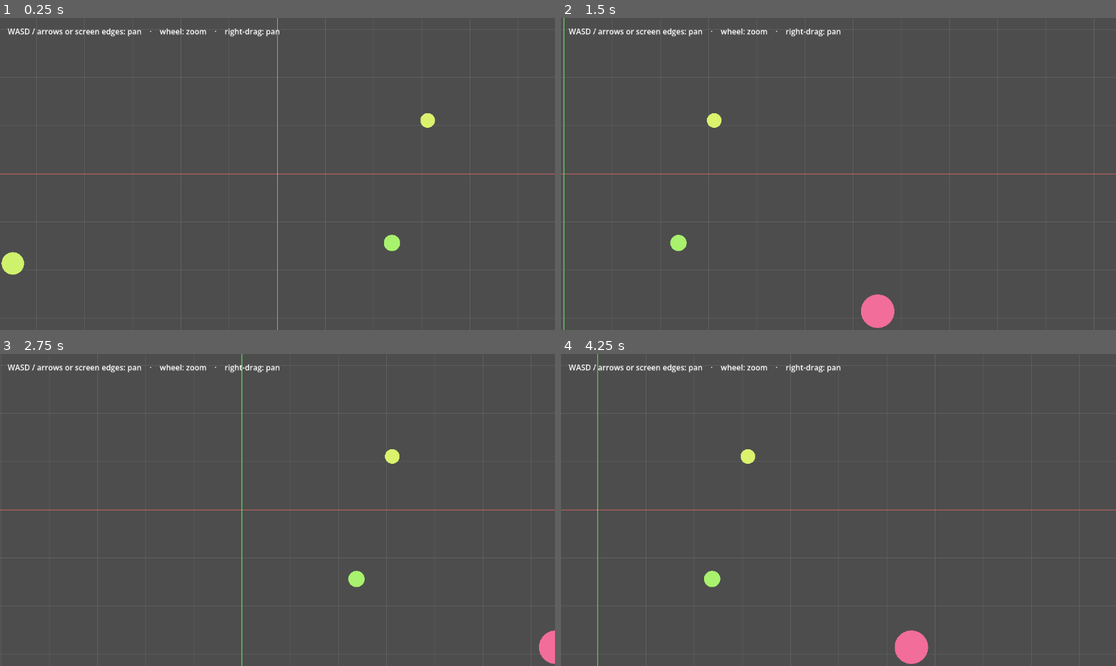
Above: before the commit, frames 1-4 (two rows, left to right).
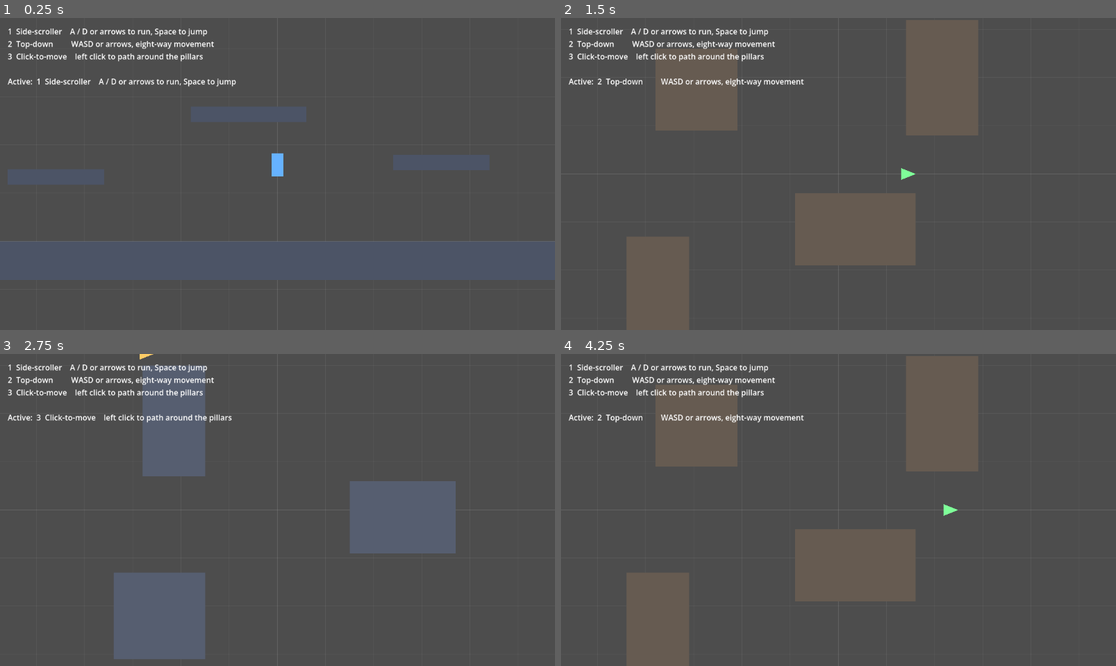
Above: after the commit, the same moments.

Repository: k1ng606/godot-systems
Game: Godot game, scene res://player_movement/demo.tscn
Same seed, same stepped clock (60 frames per second), same inputs: the game is played once before the commit and once after it. Before the commit the project starts from res://rts_camera/demo.tscn.
Inputs (mouse positions are in pixels of both pictures, inside the frame that each line leads up to):
- Up to frame 1 (0.25 s): no input
- Up to frame 2 (1.5 s): tap Enter at 0.5 s; move the mouse to (960, 158) at 0.52 s; hold D 0.53-1.25 s; tap 1 at 0.6 s; click (960, 158) at 0.67 s; tap Space at 0.77, 1.07 s; tap 2 at 0.8 s; drag from (727, 189) to (810, 236) at 1.27 s
- Up to frame 3 (2.75 s): tap Space at 2 s; move the mouse to (333, 441) at 2.02 s; hold A from 2.03 s (still down); hold Space from 2.03 s (still down); tap 3 at 2.1 s; click (333, 441) at 2.17 s
- Up to frame 4 (4.25 s): release A at 2.75 s; release Space at 2.75 s; drag from (810, 572) to (672, 463) at 2.77 s; move the mouse to (1005, 556) at 3.52 s; hold D from 3.53 s (still down); tap 1 at 3.6 s; click (1005, 556) at 3.67 s; tap Space at 3.77, 4.07 s; tap 2 at 3.8 s

The runs differ from the first frame. In frame 1, 17% of the frame differs, in the area x 0-100%, y 0-100%; in frame 2, 19%; in frame 3, 15%; in frame 4, 19%.

Commit message:
Add player_movement module
Three self-contained 2D character controllers, each a CharacterBody2D scene
sharing mover.gd (class_name Mover) for speed/acceleration tuning:

- PlatformerMover: run + jump with acceleration/friction, air control,
  coyote time, jump buffering, variable jump height, capped fall speed;
  gravity and impulse derived from jump_height + jump_time_to_peak
- TopDownMover: WASD, four- or eight-way (eight_way toggle), optional
  facing toward travel direction
- ClickToMoveMover: click to path via a NavigationAgent2D child, with the
  agent's RVO avoidance; needs a baked NavigationRegion2D in the scene

All read hardware keys/mouse directly, so no InputMap actions. demo.tscn is
a combined playground (press 1/2/3 to switch); it bakes the click-to-move
navigation mesh in code via NavigationServer2D.bake_from_source_geometry_data.
Wired as run/main_scene. Verified: headless script-class registration and a
headless scene run both clean.

Co-Authored-By: Claude Sonnet 5 <noreply@anthropic.com>
Claude-Session: https://claude.ai/code/session_01AG9G5Uzm4MbwJk9MZ29U2Q

Diff:
--- /dev/null
+++ b/player_movement/click_to_move_mover.gd
@@ -0,0 +1,64 @@
+class_name ClickToMoveMover
+extends Mover
+
+## RTS-style click-to-move. Click a reachable point and the character paths to
+## it, steering around static geometry with a NavigationAgent2D child and around
+## other agents through that agent's avoidance. Needs a baked NavigationRegion2D
+## in the scene — the demo builds one at runtime. Reads the mouse directly, so
+## it needs no InputMap actions.
+##
+## `max_speed` / `acceleration` / `deceleration` are inherited from Mover.
+
+@export_group("Click to move")
+## Mouse button that issues a move order.
+@export_enum("Left:1", "Middle:2", "Right:3") var move_button: int = 1
+## Treat the destination as reached once within this many pixels.
+@export var arrival_distance: float = 8.0
+## Rotate the node to face its travel direction.
+@export var face_travel_direction: bool = true
+## How quickly facing catches up to the travel direction; higher is snappier.
+@export var turn_smoothing: float = 12.0
+
+@onready var _agent: NavigationAgent2D = $NavigationAgent2D
+
+
+func _ready() -> void:
+	_agent.path_desired_distance = maxf(arrival_distance, 4.0)
+	_agent.target_desired_distance = arrival_distance
+	_agent.max_speed = max_speed
+	_agent.velocity_computed.connect(_on_avoidance_velocity)
+
+
+func _unhandled_input(event: InputEvent) -> void:
+	if event is InputEventMouseButton:
+		var button := event as InputEventMouseButton
+		if button.pressed and button.button_index == move_button:
+			_agent.target_position = get_global_mouse_position()
+
+
+func _physics_process(delta: float) -> void:
+	if _agent.is_navigation_finished():
+		velocity = accelerate(velocity, Vector2.ZERO, delta)
+		move_and_slide()
+		return
+
+	var next_point := _agent.get_next_path_position()
+	var desired := global_position.direction_to(next_point) * max_speed
+
+	if _agent.avoidance_enabled:
+		# Hand the intended velocity to the agent; it replies on
+		# `velocity_computed` with an avoidance-corrected one.
+		_agent.set_velocity(desired)
+	else:
+		_move(desired, delta)
+
+
+func _on_avoidance_velocity(safe_velocity: Vector2) -> void:
+	_move(safe_velocity, get_physics_process_delta_time())
+
+
+func _move(target_velocity: Vector2, delta: float) -> void:
+	velocity = accelerate(velocity, target_velocity, delta)
+	move_and_slide()
+	if face_travel_direction and velocity.length_squared() > 1.0:
+		rotation = rotate_toward(rotation, velocity.angle(), turn_smoothing * delta)
--- /dev/null
+++ b/player_movement/click_to_move_mover.tscn
@@ -0,0 +1,21 @@
+[gd_scene load_steps=3 format=3 uid="uid://cmv0pmclickscn"]
+
+[ext_resource type="Script" path="res://player_movement/click_to_move_mover.gd" id="1_script"]
+
+[sub_resource type="CircleShape2D" id="CircleShape2D_1"]
+radius = 16.0
+
+[node name="ClickToMoveMover" type="CharacterBody2D"]
+script = ExtResource("1_script")
+
+[node name="CollisionShape2D" type="CollisionShape2D" parent="."]
+shape = SubResource("CircleShape2D_1")
+
+[node name="Body" type="Polygon2D" parent="."]
+color = Color(1, 0.8, 0.4, 1)
+polygon = PackedVector2Array(18, 0, -12, -12, -12, 12)
+
+[node name="NavigationAgent2D" type="NavigationAgent2D" parent="."]
+radius = 16.0
+neighbor_distance = 200.0
+avoidance_enabled = true
--- /dev/null
+++ b/player_movement/demo.gd
@@ -0,0 +1,138 @@
+extends Node2D
+
+## Switcher playground for the player_movement module. Press 1, 2 or 3 to move
+## between the side-scroller, top-down and click-to-move controllers.
+##
+## The three worlds sit far apart in space so only the active one is on camera;
+## their level geometry is built here in code purely to keep this scene file
+## small. None of this file is part of the reusable module.
+
+@onready var _worlds: Array[Node2D] = [
+	$PlatformerWorld, $TopDownWorld, $ClickToMoveWorld,
+]
+@onready var _camera: Camera2D = $Camera2D
+@onready var _label: Label = $HUD/Label
+
+const _CAMERA_OFFSET: Array[Vector2] = [
+	Vector2(0, -140), Vector2.ZERO, Vector2.ZERO,
+]
+const _HELP: Array[String] = [
+	"1  Side-scroller    A / D or arrows to run, Space to jump",
+	"2  Top-down         WASD or arrows, eight-way movement",
+	"3  Click-to-move    left click to path around the pillars",
+]
+
+## Click-to-move arena, in that world's local space.
+const _ARENA := Rect2(-600, -400, 1200, 800)
+const _PILLARS: Array[Rect2] = [
+	Rect2(-280, -300, 130, 230),
+	Rect2(150, -60, 220, 150),
+	Rect2(-340, 130, 190, 180),
+]
+
+var _active: int = -1
+
+
+func _ready() -> void:
+	_build_platformer_level($PlatformerWorld)
+	_build_top_down_obstacles($TopDownWorld)
+	_build_click_to_move_arena($ClickToMoveWorld)
+	_activate(0)
+
+
+func _unhandled_input(event: InputEvent) -> void:
+	if event is InputEventKey and event.pressed and not event.echo:
+		match (event as InputEventKey).keycode:
+			KEY_1:
+				_activate(0)
+			KEY_2:
+				_activate(1)
+			KEY_3:
+				_activate(2)
+
+
+func _activate(index: int) -> void:
+	if index == _active:
+		return
+	_active = index
+	for i in _worlds.size():
+		var world: Node2D = _worlds[i]
+		var is_on: bool = i == index
+		world.visible = is_on
+		world.process_mode = Node.PROCESS_MODE_INHERIT if is_on else Node.PROCESS_MODE_DISABLED
+	_camera.global_position = _worlds[index].global_position + _CAMERA_OFFSET[index]
+	_label.text = "\n".join(PackedStringArray(_HELP)) + "\n\nActive:  " + _HELP[index].strip_edges()
+
+
+func _build_platformer_level(parent: Node2D) -> void:
+	var solid := Color(0.30, 0.33, 0.40)
+	_add_static_box(parent, Rect2(-800, 0, 1600, 80), solid)      # floor
+	_add_static_box(parent, Rect2(-560, -150, 200, 32), solid)    # platforms
+	_add_static_box(parent, Rect2(-180, -280, 240, 32), solid)
+	_add_static_box(parent, Rect2(240, -180, 200, 32), solid)
+	_add_static_box(parent, Rect2(-820, -560, 40, 640), solid)    # side walls
+	_add_static_box(parent, Rect2(780, -560, 40, 640), solid)
+
+
+func _build_top_down_obstacles(parent: Node2D) -> void:
+	var rock := Color(0.40, 0.36, 0.32)
+	for box: Rect2 in [
+		Rect2(-380, -260, 170, 170),
+		Rect2(140, -320, 150, 240),
+		Rect2(-90, 40, 250, 150),
+		Rect2(-440, 130, 130, 210),
+	]:
+		_add_static_box(parent, box, rock)
+
+
+func _build_click_to_move_arena(parent: Node2D) -> void:
+	var region: NavigationRegion2D = parent.get_node("NavigationRegion2D")
+
+	# Navigation: the arena rectangle is traversable; each pillar punches a hole.
+	var geometry := NavigationMeshSourceGeometryData2D.new()
+	geometry.add_traversable_outline(_rect_points(_ARENA))
+	for pillar: Rect2 in _PILLARS:
+		geometry.add_obstruction_outline(_rect_points(pillar))
+
+	var nav_poly := NavigationPolygon.new()
+	nav_poly.agent_radius = 24.0
+	NavigationServer2D.bake_from_source_geometry_data(nav_poly, geometry)
+	region.navigation_polygon = nav_poly
+
+	# Matching physics: pillars, plus a perimeter wall so the body is stopped
+	# even when avoidance nudges it off the path.
+	var wall := Color(0.34, 0.37, 0.44)
+	for pillar: Rect2 in _PILLARS:
+		_add_static_box(parent, pillar, wall)
+	var t := 40.0
+	_add_static_box(parent, Rect2(_ARENA.position.x - t, _ARENA.position.y - t, _ARENA.size.x + 2.0 * t, t), wall)
+	_add_static_box(parent, Rect2(_ARENA.position.x - t, _ARENA.end.y, _ARENA.size.x + 2.0 * t, t), wall)
+	_add_static_box(parent, Rect2(_ARENA.position.x - t, _ARENA.position.y, t, _ARENA.size.y), wall)
+	_add_static_box(parent, Rect2(_ARENA.end.x, _ARENA.position.y, t, _ARENA.size.y), wall)
+
+
+func _add_static_box(parent: Node2D, box: Rect2, color: Color) -> void:
+	var body := StaticBody2D.new()
+	body.position = box.position + box.size * 0.5
+
+	var shape := CollisionShape2D.new()
+	var rect := RectangleShape2D.new()
+	rect.size = box.size
+	shape.shape = rect
+	body.add_child(shape)
+
+	var fill := Polygon2D.new()
+	fill.polygon = _rect_points(Rect2(-box.size * 0.5, box.size))
+	fill.color = color
+	body.add_child(fill)
+
+	parent.add_child(body)
+
+
+static func _rect_points(r: Rect2) -> PackedVector2Array:
+	return PackedVector2Array([
+		r.position,
+		r.position + Vector2(r.size.x, 0.0),
+		r.position + r.size,
+		r.position + Vector2(0.0, r.size.y),
+	])
--- /dev/null
+++ b/player_movement/demo.tscn
@@ -0,0 +1,47 @@
+[gd_scene load_steps=6 format=3 uid="uid://cmv0pmdemoscn"]
+
+[ext_resource type="Script" path="res://player_movement/demo.gd" id="1_demo"]
+[ext_resource type="Script" path="res://player_movement/grid_backdrop.gd" id="2_grid"]
+[ext_resource type="PackedScene" path="res://player_movement/platformer_mover.tscn" id="3_plat"]
+[ext_resource type="PackedScene" path="res://player_movement/topdown_mover.tscn" id="4_top"]
+[ext_resource type="PackedScene" path="res://player_movement/click_to_move_mover.tscn" id="5_click"]
+
+[node name="Demo" type="Node2D"]
+script = ExtResource("1_demo")
+
+[node name="Camera2D" type="Camera2D" parent="."]
+
+[node name="PlatformerWorld" type="Node2D" parent="."]
+
+[node name="Grid" type="Node2D" parent="PlatformerWorld"]
+script = ExtResource("2_grid")
+
+[node name="PlatformerMover" parent="PlatformerWorld" instance=ExtResource("3_plat")]
+position = Vector2(0, -260)
+
+[node name="TopDownWorld" type="Node2D" parent="."]
+position = Vector2(10000, 0)
+
+[node name="Grid" type="Node2D" parent="TopDownWorld"]
+script = ExtResource("2_grid")
+
+[node name="TopDownMover" parent="TopDownWorld" instance=ExtResource("4_top")]
+
+[node name="ClickToMoveWorld" type="Node2D" parent="."]
+position = Vector2(20000, 0)
+
+[node name="Grid" type="Node2D" parent="ClickToMoveWorld"]
+script = ExtResource("2_grid")
+
+[node name="NavigationRegion2D" type="NavigationRegion2D" parent="ClickToMoveWorld"]
+
+[node name="ClickToMoveMover" parent="ClickToMoveWorld" instance=ExtResource("5_click")]
+position = Vector2(-420, -260)
+
+[node name="HUD" type="CanvasLayer" parent="."]
+
+[node name="Label" type="Label" parent="HUD"]
+offset_left = 16.0
+offset_top = 16.0
+offset_right = 1040.0
+offset_bottom = 140.0
--- /dev/null
+++ b/player_movement/grid_backdrop.gd
@@ -0,0 +1,18 @@
+extends Node2D
+
+## Demo-only: draws a faint reference grid so movement reads clearly against it.
+## Not part of the reusable module.
+
+@export var extent: int = 2400
+@export var step: int = 100
+@export var line_color: Color = Color(1, 1, 1, 0.07)
+@export var axis_color: Color = Color(1, 1, 1, 0.16)
+
+
+func _draw() -> void:
+	for x in range(-extent, extent + 1, step):
+		draw_line(Vector2(x, -extent), Vector2(x, extent), line_color)
+	for y in range(-extent, extent + 1, step):
+		draw_line(Vector2(-extent, y), Vector2(extent, y), line_color)
+	draw_line(Vector2(-extent, 0), Vector2(extent, 0), axis_color)
+	draw_line(Vector2(0, -extent), Vector2(0, extent), axis_color)
--- /dev/null
+++ b/player_movement/mover.gd
@@ -0,0 +1,26 @@
+class_name Mover
+extends CharacterBody2D
+
+## Base for the player_movement controllers. Holds the tuning every mode shares
+## — top speed, and how fast velocity ramps toward or away from its target —
+## plus a frame-rate-independent accelerator built on `Vector2.move_toward`.
+##
+## Not meant to be instanced directly; use PlatformerMover, TopDownMover or
+## ClickToMoveMover. Every mode reads the keyboard or mouse through `Input` /
+## `_unhandled_input`, so the module needs no InputMap actions.
+
+## Target speed, in pixels per second, at full input.
+@export var max_speed: float = 320.0
+## Speed gained per second while accelerating toward the target velocity.
+@export var acceleration: float = 2400.0
+## Speed shed per second while braking toward a stop.
+@export var deceleration: float = 2600.0
+
+
+## Step `current_velocity` toward `desired_velocity`, using `acceleration` when
+## there is somewhere to go and `deceleration` when braking. The step scales
+## with `delta`, so the outcome is the same at any frame rate.
+func accelerate(current_velocity: Vector2, desired_velocity: Vector2, delta: float) -> Vector2:
+	var braking := desired_velocity.length_squared() <= 1.0
+	var rate := deceleration if braking else acceleration
+	return current_velocity.move_toward(desired_velocity, rate * delta)
--- /dev/null
+++ b/player_movement/platformer_mover.gd
@@ -0,0 +1,92 @@
+class_name PlatformerMover
+extends Mover
+
+## Side-scrolling character controller: run with A / D or the arrow keys, jump
+## with Space (or W / Up). Includes the feel details players expect —
+## acceleration and friction, reduced control in the air, coyote time, a jump
+## buffer, variable jump height and a capped fall speed.
+##
+## Gravity and the jump impulse are derived from `jump_height` and
+## `jump_time_to_peak`, so the arc is tuned in units you actually care about.
+## `max_speed` / `acceleration` / `deceleration` are inherited from Mover.
+
+@export_group("Jump")
+## Peak height of a full jump, in pixels.
+@export var jump_height: float = 96.0
+## Time to reach the peak of a full jump, in seconds. With `jump_height` this
+## fixes gravity and the jump impulse.
+@export var jump_time_to_peak: float = 0.38
+## Seconds after walking off a ledge during which a jump still registers.
+@export var coyote_time: float = 0.10
+## Seconds a jump press is remembered before landing.
+@export var jump_buffer_time: float = 0.10
+## Gravity multiplier while falling, for a snappier arc than the rise.
+@export var fall_gravity_multiplier: float = 1.6
+## Fraction of upward velocity kept when jump is released early (0 = hard cut).
+@export_range(0.0, 1.0) var short_hop_factor: float = 0.45
+## Maximum downward speed, in pixels per second.
+@export var max_fall_speed: float = 1400.0
+
+@export_group("Air control")
+## Share of `acceleration` / `deceleration` that applies while airborne.
+@export_range(0.0, 1.0) var air_control: float = 0.65
+
+var _gravity: float = 0.0
+var _jump_velocity: float = 0.0
+var _coyote_timer: float = 0.0
+var _buffer_timer: float = 0.0
+var _jump_held: bool = false
+
+
+func _ready() -> void:
+	_derive_jump()
+
+
+## Projectile motion: h = g * t^2 / 2 at the apex, and apex speed v = g * t.
+func _derive_jump() -> void:
+	_gravity = 2.0 * jump_height / (jump_time_to_peak * jump_time_to_peak)
+	_jump_velocity = -_gravity * jump_time_to_peak
+
+
+func _physics_process(delta: float) -> void:
+	var on_floor := is_on_floor()
+
+	var jump_input := Input.is_physical_key_pressed(KEY_SPACE) \
+		or Input.is_physical_key_pressed(KEY_W) or Input.is_physical_key_pressed(KEY_UP)
+	var jump_pressed := jump_input and not _jump_held
+	var jump_released := not jump_input and _jump_held
+	_jump_held = jump_input
+
+	_coyote_timer = coyote_time if on_floor else _coyote_timer - delta
+	_buffer_timer = jump_buffer_time if jump_pressed else _buffer_timer - delta
+
+	_apply_horizontal(delta, on_floor)
+
+	if not on_floor:
+		var g := _gravity
+		if velocity.y > 0.0:
+			g *= fall_gravity_multiplier
+		velocity.y = minf(velocity.y + g * delta, max_fall_speed)
+
+	if _buffer_timer > 0.0 and _coyote_timer > 0.0:
+		velocity.y = _jump_velocity
+		_buffer_timer = 0.0
+		_coyote_timer = 0.0
+
+	# Releasing jump while still rising trims the arc into a short hop.
+	if jump_released and velocity.y < 0.0:
+		velocity.y *= short_hop_factor
+
+	move_and_slide()
+
+
+func _apply_horizontal(delta: float, on_floor: bool) -> void:
+	var direction := 0.0
+	if Input.is_physical_key_pressed(KEY_A) or Input.is_physical_key_pressed(KEY_LEFT):
+		direction -= 1.0
+	if Input.is_physical_key_pressed(KEY_D) or Input.is_physical_key_pressed(KEY_RIGHT):
+		direction += 1.0
+
+	var control := 1.0 if on_floor else air_control
+	var rate := (acceleration if direction != 0.0 else deceleration) * control
+	velocity.x = move_toward(velocity.x, direction * max_speed, rate * delta)
--- /dev/null
+++ b/player_movement/platformer_mover.tscn
@@ -0,0 +1,17 @@
+[gd_scene load_steps=3 format=3 uid="uid://cmv0pmplatscn"]
+
+[ext_resource type="Script" path="res://player_movement/platformer_mover.gd" id="1_script"]
+
+[sub_resource type="CapsuleShape2D" id="CapsuleShape2D_1"]
+radius = 12.0
+height = 48.0
+
+[node name="PlatformerMover" type="CharacterBody2D"]
+script = ExtResource("1_script")
+
+[node name="CollisionShape2D" type="CollisionShape2D" parent="."]
+shape = SubResource("CapsuleShape2D_1")
+
+[node name="Body" type="Polygon2D" parent="."]
+color = Color(0.4, 0.7, 1, 1)
+polygon = PackedVector2Array(-12, -24, 12, -24, 12, 24, -12, 24)
--- /dev/null
+++ b/player_movement/topdown_mover.gd
@@ -0,0 +1,53 @@
+class_name TopDownMover
+extends Mover
+
+## Bird's-eye character controller: move with WASD or the arrow keys. With
+## `eight_way` on, diagonals are allowed and normalised so diagonal speed
+## matches the cardinals; with it off, input snaps to a single axis.
+##
+## `max_speed` / `acceleration` / `deceleration` are inherited from Mover.
+
+@export_group("Top-down")
+## Allow diagonal movement. When off, the axis you were already moving on wins.
+@export var eight_way: bool = true
+## Rotate the node to face its travel direction.
+@export var face_travel_direction: bool = false
+## How quickly facing catches up to the travel direction; higher is snappier.
+@export var turn_smoothing: float = 12.0
+
+var _kept_axis := Vector2.RIGHT
+
+
+func _physics_process(delta: float) -> void:
+	var direction := _read_direction()
+	velocity = accelerate(velocity, direction * max_speed, delta)
+	move_and_slide()
+
+	if face_travel_direction and velocity.length_squared() > 1.0:
+		rotation = rotate_toward(rotation, velocity.angle(), turn_smoothing * delta)
+
+
+func _read_direction() -> Vector2:
+	var raw := Vector2(
+		_axis(KEY_D, KEY_RIGHT) - _axis(KEY_A, KEY_LEFT),
+		_axis(KEY_S, KEY_DOWN) - _axis(KEY_W, KEY_UP),
+	)
+	if raw == Vector2.ZERO:
+		return Vector2.ZERO
+
+	if eight_way:
+		return raw.normalized()
+
+	# Four-way: when both axes are held, keep the one already in use.
+	if raw.x != 0.0 and raw.y != 0.0:
+		if _kept_axis.x != 0.0:
+			raw.x = 0.0
+		else:
+			raw.y = 0.0
+	_kept_axis = raw
+	return raw.normalized()
+
+
+static func _axis(key_a: Key, key_b: Key) -> float:
+	var down := Input.is_physical_key_pressed(key_a) or Input.is_physical_key_pressed(key_b)
+	return 1.0 if down else 0.0
--- /dev/null
+++ b/player_movement/topdown_mover.tscn
@@ -0,0 +1,16 @@
+[gd_scene load_steps=3 format=3 uid="uid://cmv0pmtopscn"]
+
+[ext_resource type="Script" path="res://player_movement/topdown_mover.gd" id="1_script"]
+
+[sub_resource type="CircleShape2D" id="CircleShape2D_1"]
+radius = 16.0
+
+[node name="TopDownMover" type="CharacterBody2D"]
+script = ExtResource("1_script")
+
+[node name="CollisionShape2D" type="CollisionShape2D" parent="."]
+shape = SubResource("CircleShape2D_1")
+
+[node name="Body" type="Polygon2D" parent="."]
+color = Color(0.5, 1, 0.6, 1)
+polygon = PackedVector2Array(18, 0, -12, -12, -12, 12)
--- a/project.godot
+++ b/project.godot
@@ -13,4 +13,4 @@
 config/name="godot-systems"
 config/description="A library of modular, reusable 2D Godot features."
 config/features=PackedStringArray("4.7", "Forward Plus")
-run/main_scene="res://rts_camera/demo.tscn"
+run/main_scene="res://player_movement/demo.tscn"
Not shown, added: player_movement/click_to_move_mover.gd.uid
Not shown, added: player_movement/demo.gd.uid
Not shown, added: player_movement/grid_backdrop.gd.uid
Not shown, added: player_movement/mover.gd.uid
Not shown, added: player_movement/platformer_mover.gd.uid
Not shown, added: player_movement/topdown_mover.gd.uid
Not shown, changed: CLAUDE.md
